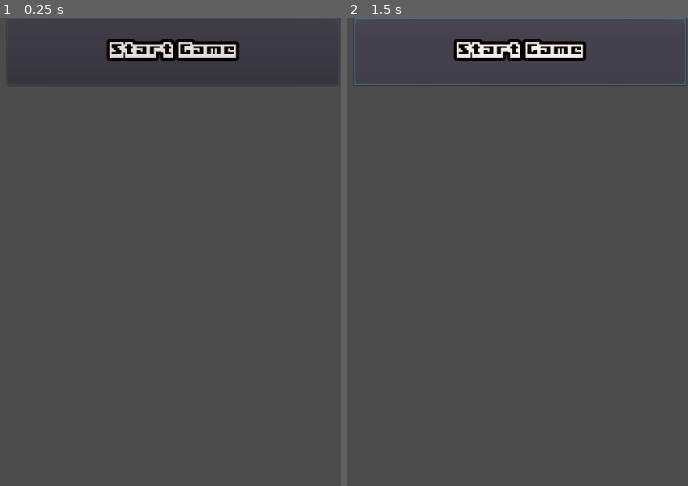
Above: before the commit, frames 1-2 (left to right).
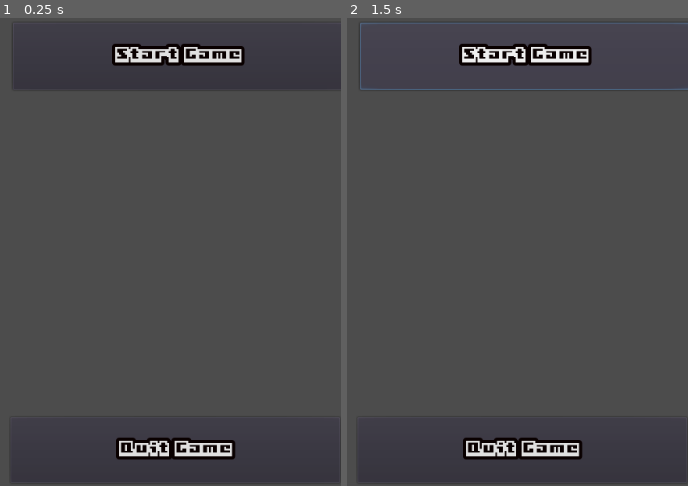
Above: after the commit, the same moments.

Repository: wvffle/finish-the-project
Game: Godot game, scene res://src/scenes/Test.tscn
Two runs of this game, one before a commit and one after it. Both use one fixed random seed, a clock stepped at 60 frames per second and the inputs below.
Inputs:
- Up to frame 1 (0.25 s): no input
- Up to frame 2 (1.5 s): click "Start Game" at 0.5 s; click "Start Game" at 1.25 s

The runs differ from the first frame. In frame 1, 3.7% of the frame differs, in the area x 7-96%, y 4-100%; in frame 2, 4.5%, in the area x 2-100%, y 0-100%.

Commit message:
chore: merge pull request #8 in GPZ/finish-the-project from feature/GPZ-24 to master
Squashed commit of the following:

commit e2f388213a21b5cef3c1305452984d310df11797
Author: patrycjarecko <Pprki2019>
Date:   Sun Nov 14 18:31:27 2021 +0100

    fix: fix quit button

commit 62706cbeba0113d7da29be36e9f9ab2b7e0d3888
Author: patrycjarecko <Pprki2019>
Date:   Sun Nov 14 18:27:53 2021 +0100

    feat(config): add .idea to gitignore

commit 52c07aa02e02f64f667e6a7a845e7e86ca1067c9
Merge: d32a184 06911a0
Author: patrycjarecko <Pprki2019>
Date:   Sun Nov 14 18:27:28 2021 +0100

    chore: merge with master

commit d32a184742f9a74118ee650becbecb99fab4629f
Author: patrycjarecko <Pprki2019>
Date:   Sun Nov 14 18:05:38 2021 +0100

    feat: add quit game button

Diff:
--- a/src/scenes/Test.tscn
+++ b/src/scenes/Test.tscn
@@ -1,8 +1,9 @@
-[gd_scene load_steps=5 format=2]
+[gd_scene load_steps=6 format=2]
 
-[ext_resource path="res://assets/music/theme_185bpm.wav" type="AudioStream" id=1]
+[ext_resource path="res://src/scripts/ui/buttons/quitGameButton.gd" type="Script" id=1]
 [ext_resource path="res://src/scenes/Test.gd" type="Script" id=2]
 [ext_resource path="res://assets/fonts/Boxy-Bold.ttf" type="DynamicFontData" id=3]
+[ext_resource path="res://assets/music/theme_185bpm.wav" type="AudioStream" id=4]
 
 [sub_resource type="DynamicFont" id=1]
 size = 20
@@ -14,25 +15,40 @@
 script = ExtResource( 2 )
 
 [node name="Control" type="Control" parent="."]
-margin_left = -5.0
-margin_top = -3.0
-margin_right = 1017.0
-margin_bottom = 601.0
+margin_left = 4.0
+margin_top = 4.0
+margin_right = 1026.0
+margin_bottom = 608.0
 __meta__ = {
 "_edit_use_anchors_": false
 }
 
 [node name="Button" type="Button" parent="Control"]
-margin_left = 602.0
-margin_top = 3.0
-margin_right = 1026.0
-margin_bottom = 89.0
+margin_left = 600.0
+margin_top = 2.0
+margin_right = 1024.0
+margin_bottom = 88.0
+rect_pivot_offset = Vector2( 158, 43 )
 custom_fonts/font = SubResource( 1 )
 text = "Start Game"
 __meta__ = {
 "_edit_use_anchors_": false
 }
 
+[node name="quitGameButton" type="Button" parent="Control"]
+margin_left = 597.0
+margin_top = 508.0
+margin_right = 1019.0
+margin_bottom = 592.0
+custom_fonts/font = SubResource( 1 )
+text = "Quit Game"
+script = ExtResource( 1 )
+__meta__ = {
+"_edit_use_anchors_": false
+}
+
 [node name="AudioStreamPlayer2D" type="AudioStreamPlayer2D" parent="."]
-stream = ExtResource( 1 )
+stream = ExtResource( 4 )
 autoplay = true
+
+[connection signal="button_up" from="Control/quitGameButton" to="Control/quitGameButton" method="_on_Button2_button_up"]
--- /dev/null
+++ b/src/scripts/ui/buttons/quitGameButton.gd
@@ -0,0 +1,4 @@
+extends Button
+
+func _on_Button2_button_up():
+	get_tree().quit()
Not shown, changed: .gitignore
